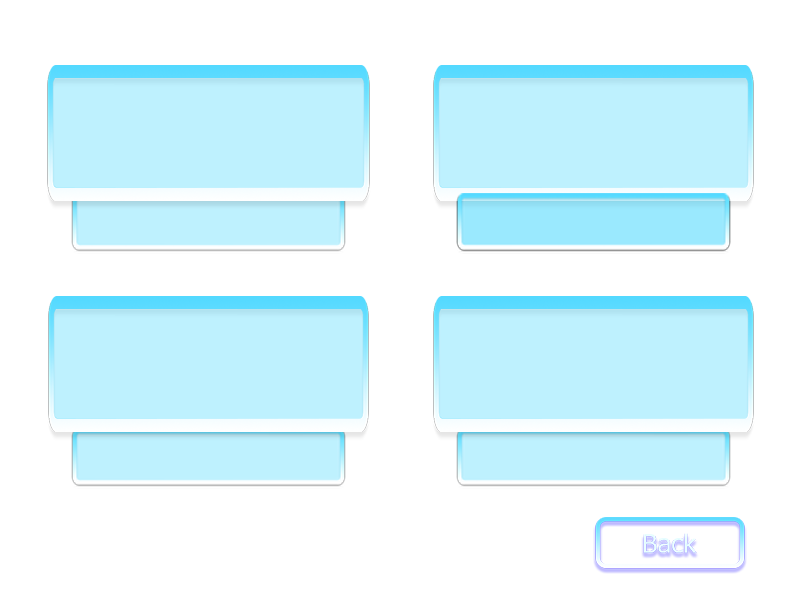
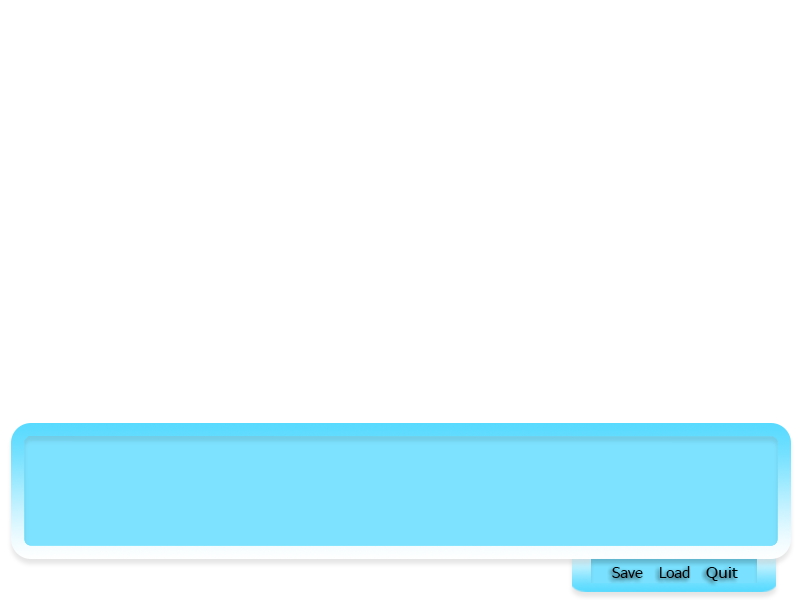
Revision of a layered 800 x 600 image; what changed, layer by layer:
showed "Quit" over [706, 567, 738, 581]
showed "Load" over [660, 566, 690, 578]
showed "Save" over [612, 567, 643, 578]
added layer "Layer 8" (97%) above "Rounded Rectangle 2" over [8, 423, 794, 568]
showed "Rounded Rectangle 2 copy" over [572, 549, 776, 592]
added layer "Layer 10" (80%) above "Green bg" over [581, 549, 766, 587]
hid "Big Blue 2 copy 2" over [456, 193, 731, 254]
hid "Layer 6" over [46, 65, 755, 574]
